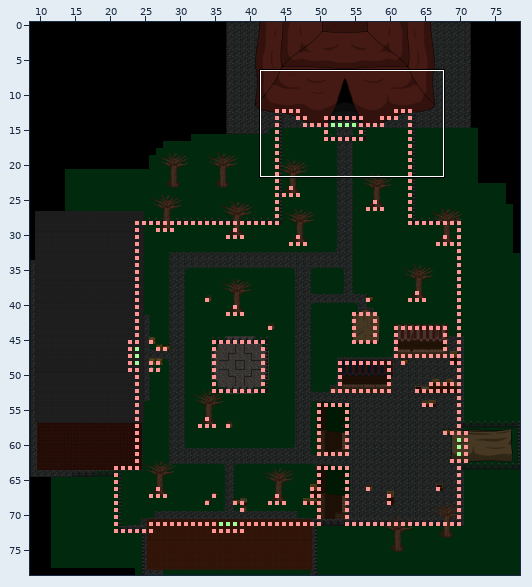
Two versions of a level (Tiled map, Output/Assets/Maps/map1.tmx). The picture above shows the old version from afar; the outline marks the close-up.
Close-up. Before the commit:
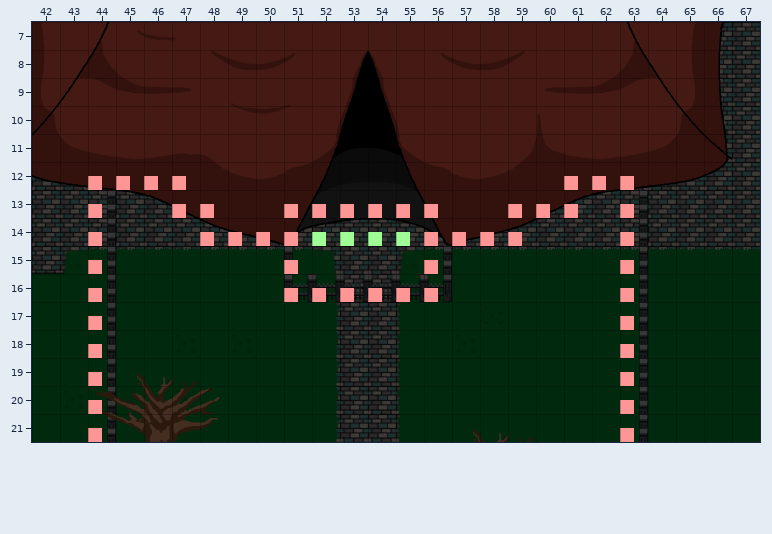
Cells are 64x64 px. Shown: x 42..67, y 7..21.
And afterwards:
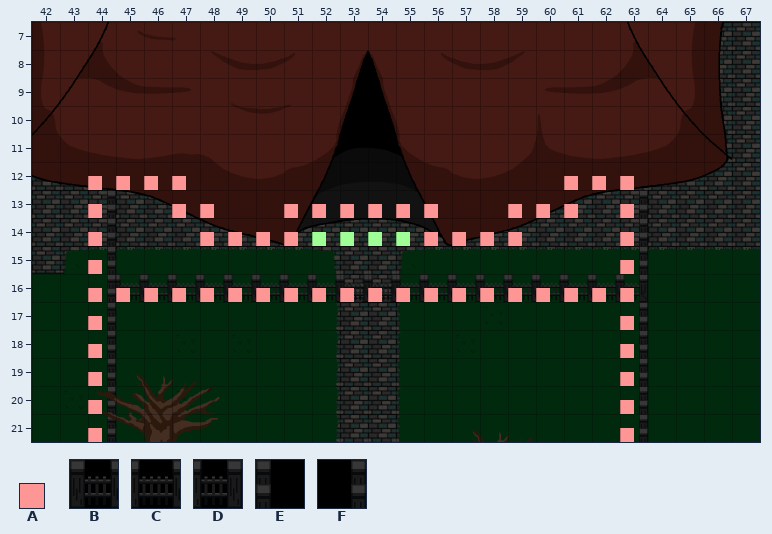
Key: from "MapMetaData": A 0; from "Valla Hierro": B 0, C 1, D 2, E 7, F 8.
_ is an empty cell.
Tiles replaced or removed in this view: A, B, D, E, F.
The exact change:
Changed rows in their new state; . is an unchanged cell.
Layer "Valla":
first column x 45:
15 ......_...._.......
16 CCCCCCC....CCCCCCCD
Layer "Collider":
first column x 45:
15 ......_...._......
16 AAAAAA......AAAAAA
Boxes around the changes in both close-ups, in picture pixels (x1, y1, x2, y2):
changed: (116, 246, 298, 302)
changed: (424, 246, 648, 302)
